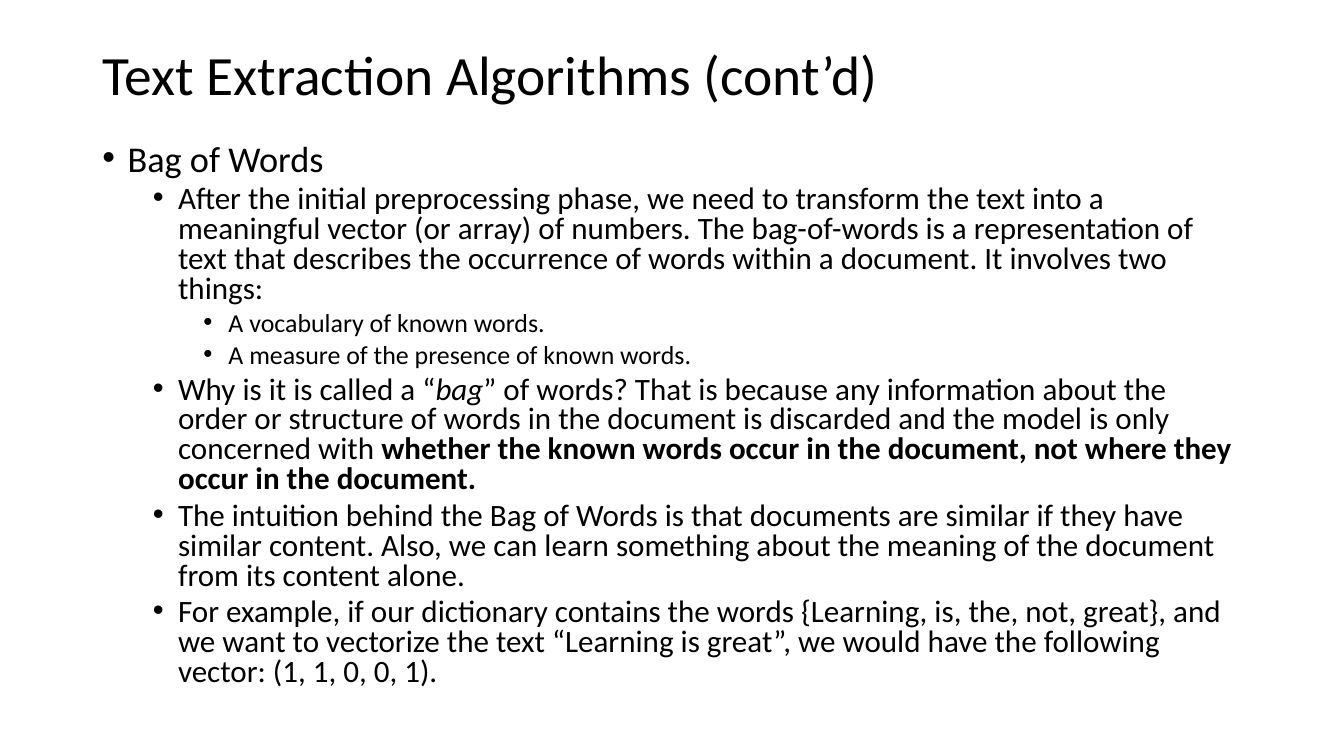
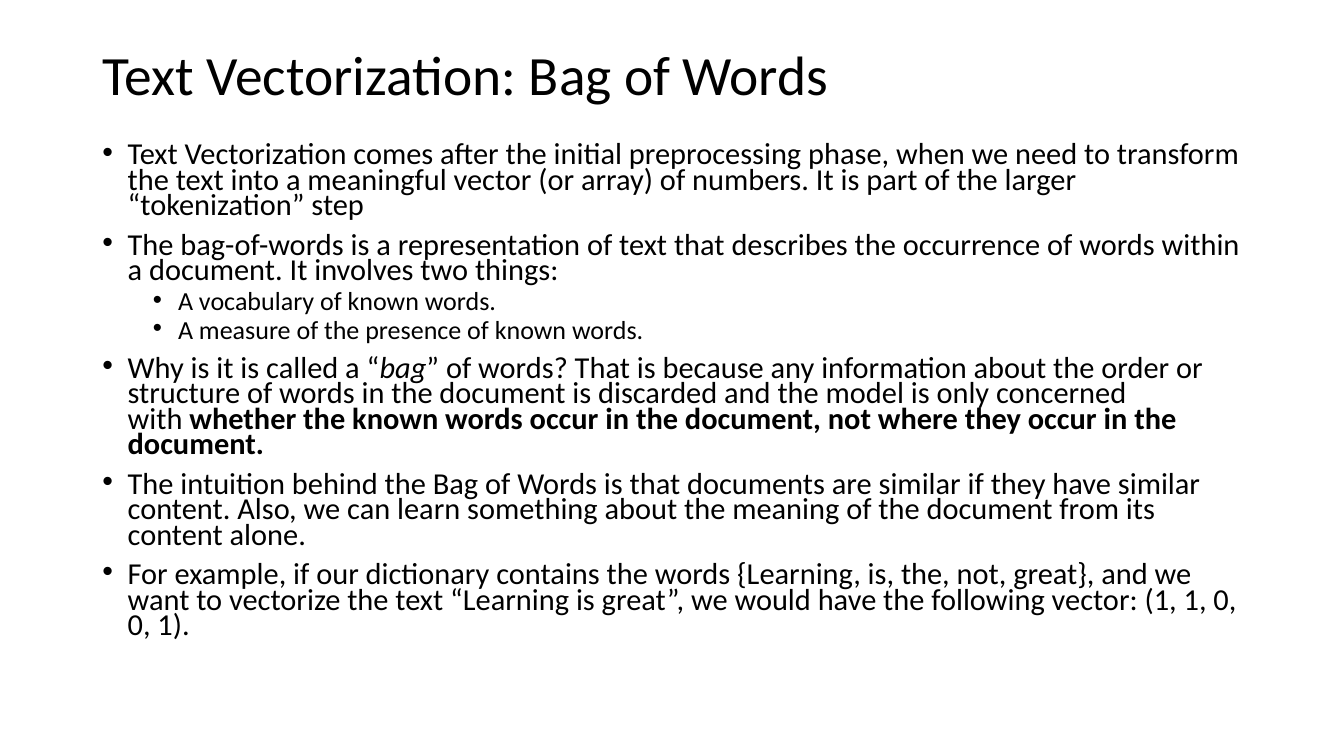
Before and after one commit to antongeorgescu/machine-learning-documentation, a slide deck: slide 8 of Natural Language Processing - Presentation.pptx (slide 15 before the commit). Drawn at 1344x756 pixels with LibreOffice and Linux fonts; fonts in the diff are those of the drawing. Boxes give left, top, right and bottom in pixels: in the first picture for what was removed or moved away, otherwise in the second. Text is boxed around its words. In the diff, an @@ line names an element or a change of style, - is before the commit and + after.

Commit message:
Updates

```diff
--- a/Natural Language Processing - Presentation.pptx
+++ b/Natural Language Processing - Presentation.pptx
@@ title at (102, 56, 829, 105): text changed @@
-Text Extraction Algorithms (cont’d)
+Text Vectorization: Bag of Words
@@ text at (128, 143, 1240, 286): text changed; size 22.2 to 21.7 pt @@
-• Bag of Words
-  • After the initial preprocessing phase, we need to transform the text into a meaningful vector (or array) of numbers. The bag-of-words is a representation of text that describes the occurrence of words within a document. It involves two things:
+• Text Vectorization comes after the initial preprocessing phase, when we need to transform the text into a meaningful vector (or array) of numbers. It is part of the larger “tokenization” step
+• The bag-of-words is a representation of text that describes the occurrence of words within a document. It involves two things:
@@ text at (128, 292, 1236, 639): size 18.5 to 18.6 pt in "A vocabulary of known words.", "A measure of the presence of known ..."; size 22.2 to 21.7 pt in "Why is it is called a “bag” ...", "The intuition behind the Bag of Words ...", "For example, if our dictionary contains the ..."; list level 3 to 2 in "A vocabulary of known words."; line spacing 0.8 to 0.7; list level 3 to 2 in "A measure of the presence ..."; list level 2 to 1 in "Why is it is called ..."; list level 2 to 1 in "The intuition behind the Bag ..."; list level 2 to 1 in "For example, if our dictionary ..." @@
```
Also in this commit, not shown: 11 other slides changed, 5 slides added, 1 slide removed.
